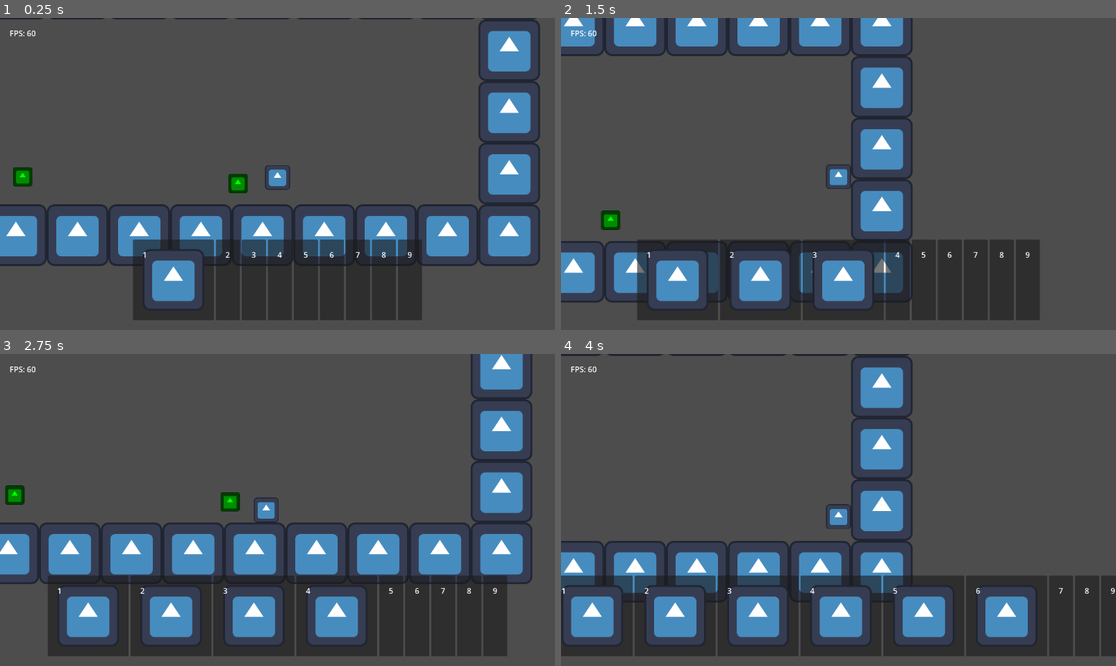
Above: before the commit, frames 1-4 (two rows, left to right).
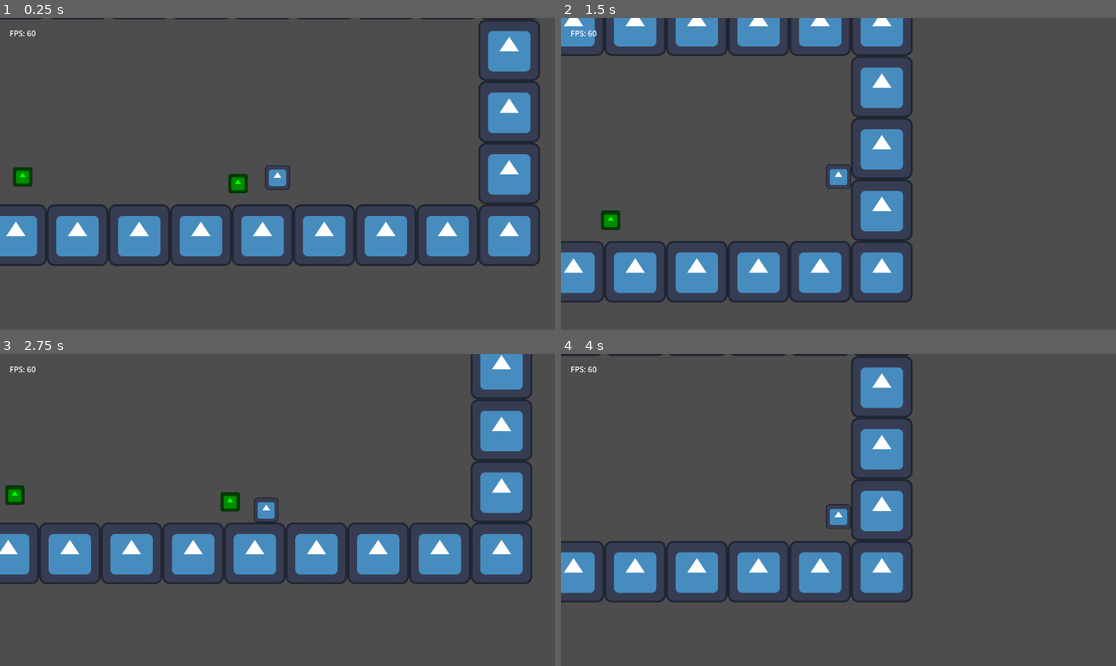
Above: after the commit, the same moments.

Repository: TheHumanMRP/RPG-Life-Tracker
Game: Godot game, scene res://Folders/Systems/Main/Scenes/main_scene.tscn
The game is run twice, just before and just after one commit, with the same random seed, the same clock (stepped at 60 frames per second) and the same inputs. The engine's default icon, where the game draws it, is replaced by a stand-in: a white triangle on a blue panel in a dark square.
Inputs (mouse positions are in pixels of both pictures, inside the frame that each line leads up to):
- Up to frame 1 (0.25 s): no input
- Up to frame 2 (1.5 s): move the mouse to (733, 280) at 0.52 s; hold D (move_right) from 0.53 s (still down); tap I (add_test_sword) at 0.6, 1.35 s; click (733, 280) at 0.67 s; tap Space (jump) at 0.77 s; move the mouse to (788, 280) at 1.27 s; click (788, 280) at 1.42 s
- Up to frame 3 (2.75 s): tap Space (jump) at 1.52 s; move the mouse to (283, 616) at 2.02 s; release D (move_right) at 2.03 s; hold A (move_left) from 2.03 s (still down); tap I (add_test_sword) at 2.1 s; click (283, 616) at 2.17 s
- Up to frame 4 (4 s): move the mouse to (899, 616) at 2.77 s; release A (move_left) at 2.78 s; hold D (move_right) from 2.78 s (still down); tap I (add_test_sword) at 2.85, 3.6 s; click (899, 616) at 2.92 s; tap Space (jump) at 3.02, 3.77 s; move the mouse to (949, 616) at 3.52 s; click (949, 616) at 3.67 s

The runs differ from the first frame. In frame 1, 11% of the frame differs, in the area x 23-76%, y 71-97%; in frame 2, 15%; in frame 3, 17%; in frame 4, 20%, in the area x 0-100%, y 71-97%.
Error after the commit: Parse Error: Expected indented block after function declaration. (res://Folders/Systems/Globals/global.gd:30)

Commit message:
Auto commit at 2026-07-05 17:58:23

Diff:
--- a/Folders/Systems/Globals/global.gd
+++ b/Folders/Systems/Globals/global.gd
@@ -27,6 +27,9 @@
 func get_inventory_logic() -> InventoryLogicComponent:
 	return save_data.inventory_logic
 
+func get_selected_hotbar() -> int:
+
+
 func get_empty_hotbar_slot_const() -> int:
 	return save_data.hotbar_logic.EMPTY_HOTBAR_SLOT
 
